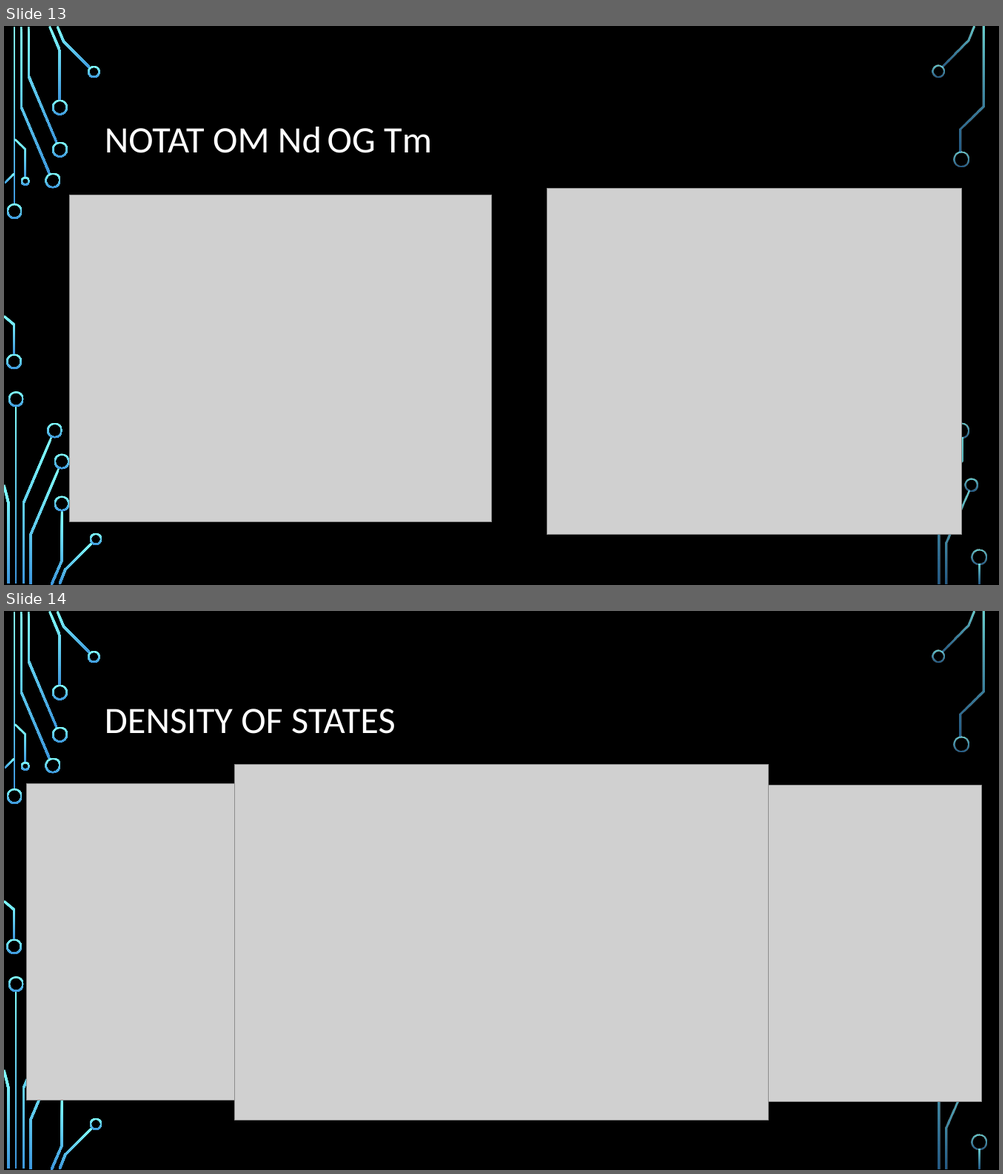
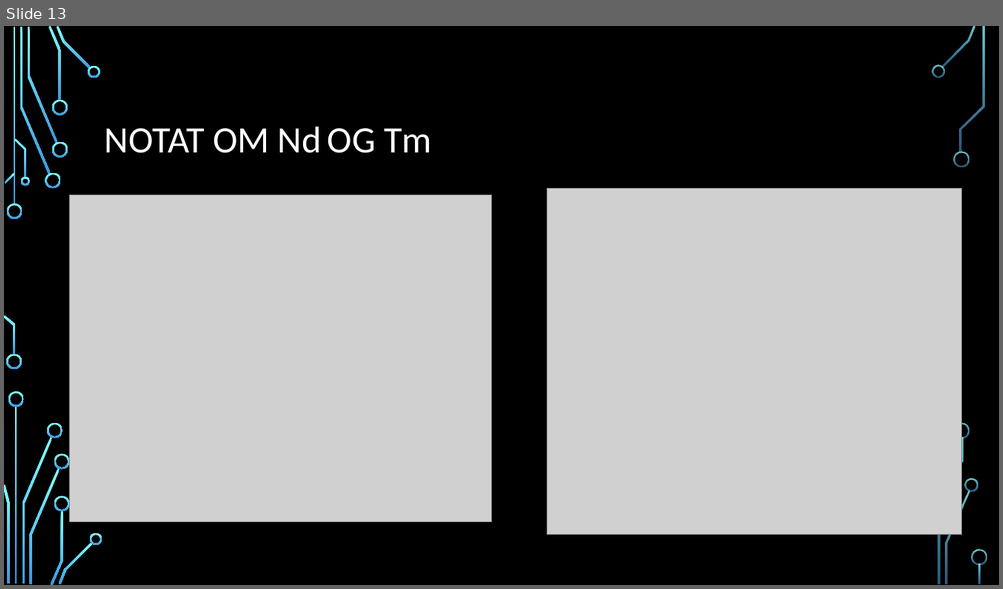
Before and after one commit to alexanjk/FYS-MENA4111-projectH20, a slide deck: Quinizarin som en organisk sensitizer I et tynnfilm.pptx. Shown one above the other, each under a label of ours: slides 13 and 14 before the commit, slide 13 after it. The pictures are 1003x1174 and 1003x589 pixels, drawn with LibreOffice and Linux fonts; fonts in the diff are those of the drawing; grey boxes stand for pictures; background and template pictures are left out. Boxes give left, top, right and bottom in pixels: in the first picture for what was removed or moved away, otherwise in the second. Text is boxed around its words. In the diff, an @@ line names an element or a change of style, - is before the commit and + after.

```diff
--- a/Quinizarin som en organisk sensitizer I et tynnfilm.pptx
+++ b/Quinizarin som en organisk sensitizer I et tynnfilm.pptx
@@ slide 14 removed at <box>4,611,999,1170</box>, background picture (left out); not listed: 31 template elements that a slide beside it also shows @@
@@ title removed at <box>105,709,395,734</box> @@
-DENSITY OF STATES
@@ picture removed at <box>235,765,768,1121</box> @@
@@ picture removed at <box>26,784,502,1100</box> @@
@@ picture removed at <box>506,786,982,1102</box> @@
```
Also in this commit, not shown: 1 slide changed, 8 slides added.
